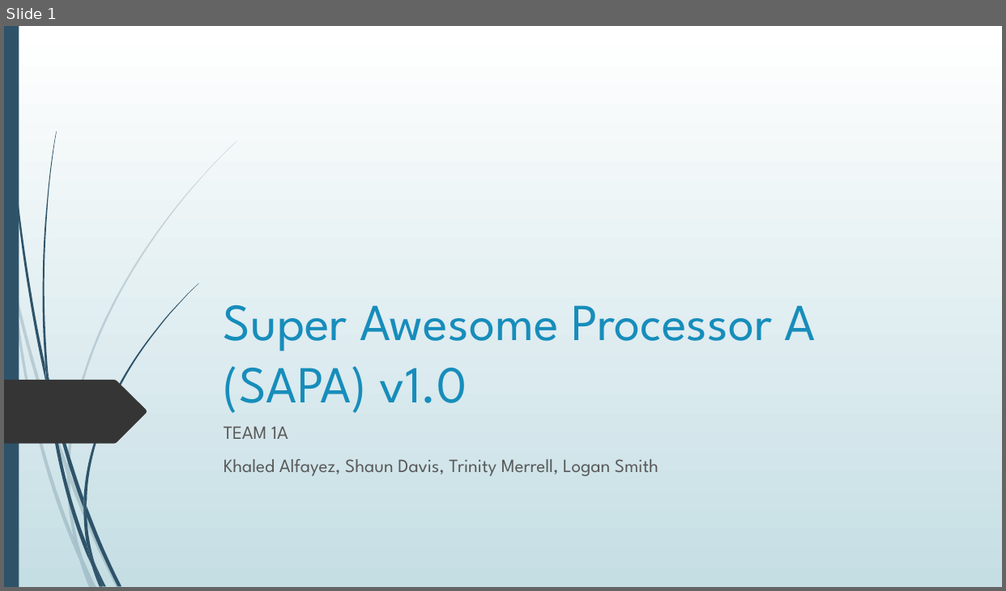
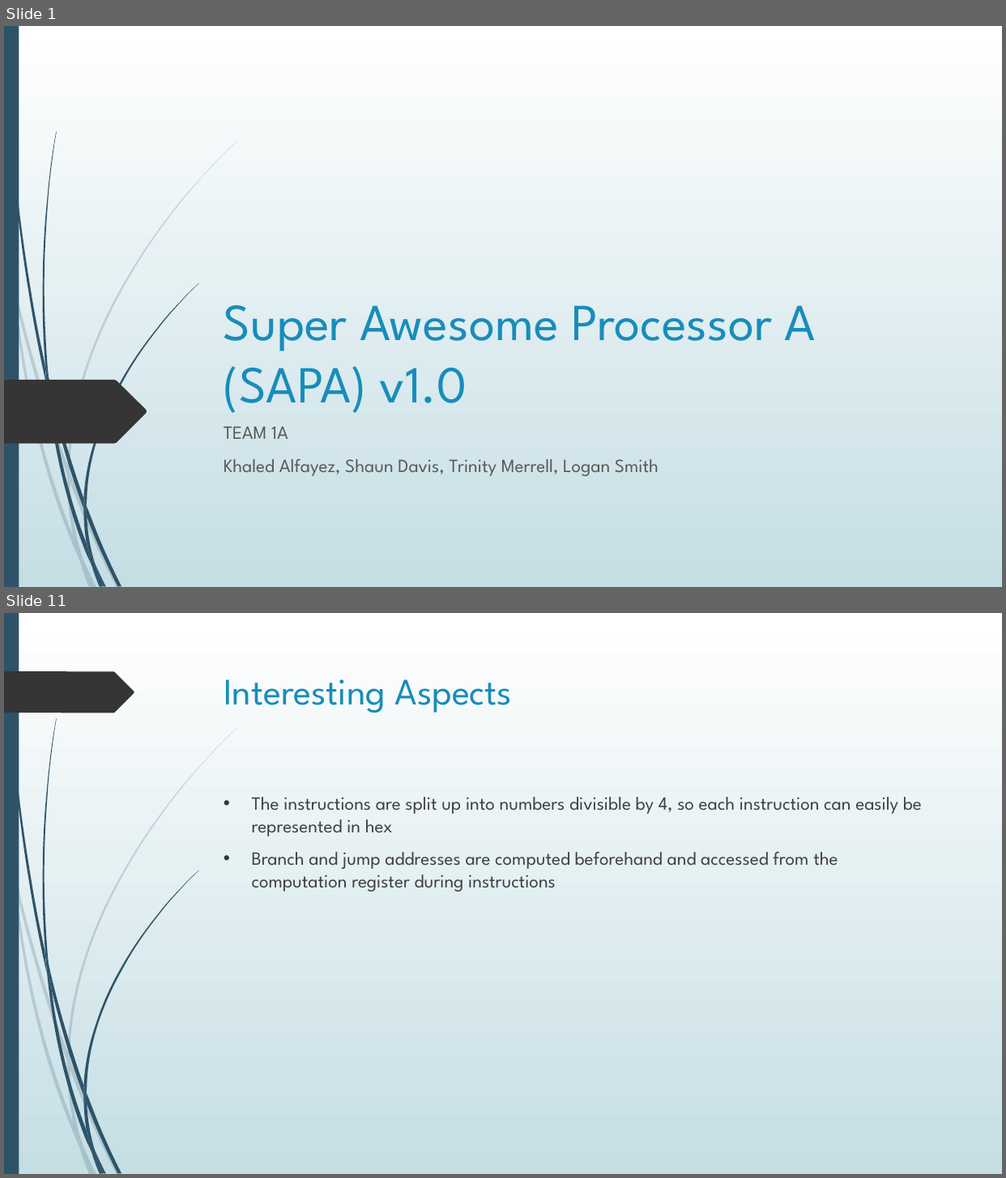
Before and after one commit to merreltc/16-Bit-Processor, a slide deck: FinalReport/FinalPresentation-Working.pptx. Shown one above the other, each under a label of ours: slide 1 before the commit, slides 1 and 11 after it; the slides between them are not shown. The pictures are 1006x591 and 1006x1178 pixels, drawn with LibreOffice and Linux fonts; fonts in the diff are those of the drawing. Boxes give left, top, right and bottom in pixels: in the first picture for what was removed or moved away, otherwise in the second. Text is boxed around its words. In the diff, an @@ line names an element or a change of style, - is before the commit and + after.

```diff
--- a/FinalReport/FinalPresentation-Working.pptx
+++ b/FinalReport/FinalPresentation-Working.pptx
@@ slide 11 added at (x1=4, y1=613, x2=1002, y2=1174), background gradient #FFFFFF to #C5DEE5; not listed: 23 template elements that a slide beside it also shows @@
@@ freeform shape added at (x1=4, y1=671, x2=134, y2=713), fill #353535 @@
@@ title added at (x1=224, y1=679, x2=513, y2=713), 36 pt, text #178DBB @@
+Interesting Aspects
@@ text added at (x1=252, y1=797, x2=922, y2=892), 18 pt, text #404040 @@
+• The instructions are split up into numbers divisible by 4, so each instruction can easily be represented in hex
+• Branch and jump addresses are computed beforehand and accessed from the computation register during instructions
```
Also in this commit, not shown: 5 slides changed, 5 other slides added.
